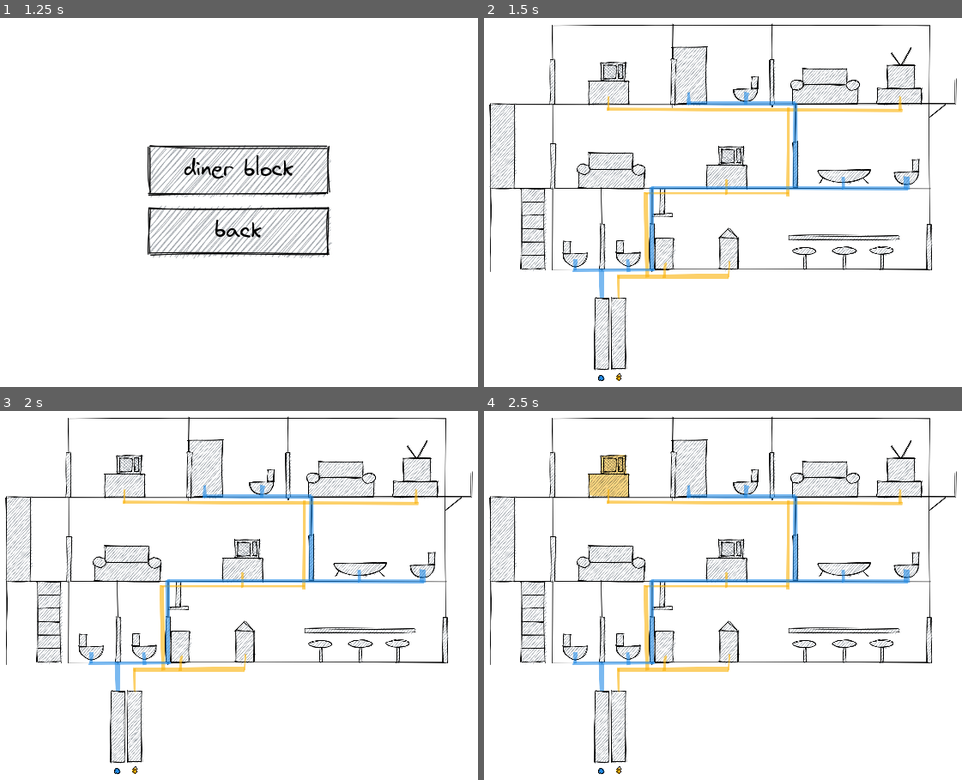
Above: before the commit, frames 1-4 (two rows, left to right).
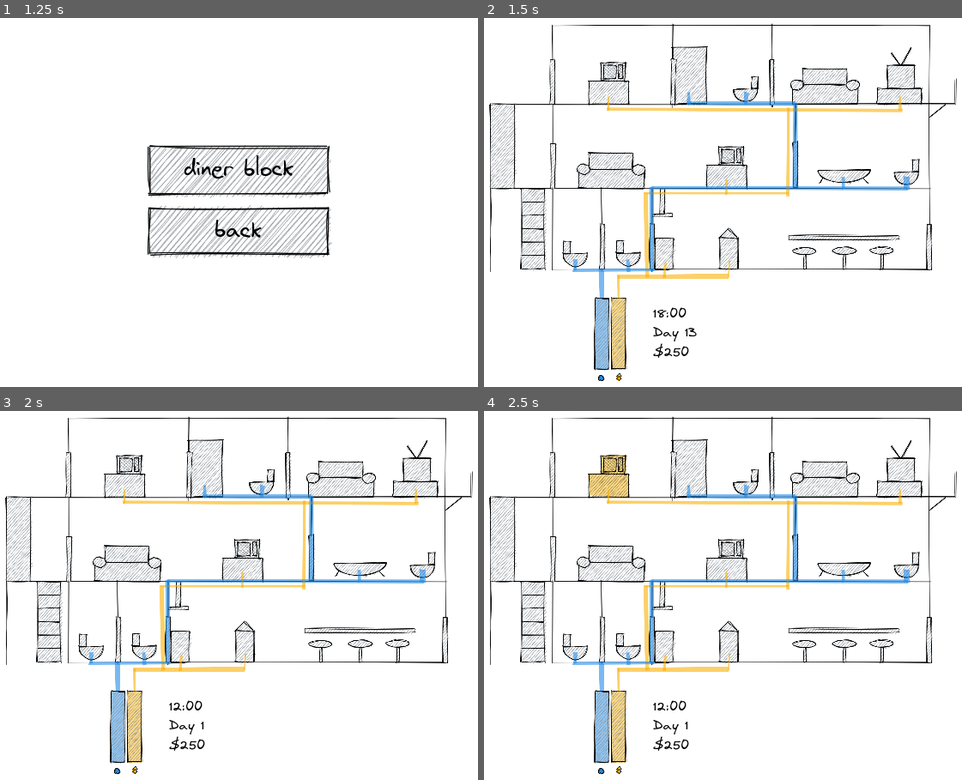
Above: after the commit, the same moments.

Repository: assertchris/game-sitch
Game: Godot game, scene res://scenes/screens/menu.tscn
Two runs of this game, one before a commit and one after it. Both use one fixed random seed, a clock stepped at 60 frames per second and the inputs below.
Inputs (mouse positions are in pixels of both pictures, inside the frame that each line leads up to):
- Up to frame 1 (1.25 s): tap Enter at 0.5 s; move the mouse to (239, 110) at 0.52 s; click (239, 110) at 0.67 s
- Up to frame 2 (1.5 s): tap Space at 1.25 s; move the mouse to (723, 169) at 1.27 s; click (723, 169) at 1.42 s
- Up to frame 3 (2 s): no input
- Up to frame 4 (2.5 s): tap Enter at 2 s; move the mouse to (608, 477) at 2.02 s; click (608, 477) at 2.17 s

Frame 1 is identical in both runs. In frame 2, 1.3% of the frame differs, in the area x 23-45%, y 75-96%; in frame 3, 1.3%; in frame 4, 1.3%.

Commit message:
Add resource system

Diff:
--- /dev/null
+++ b/resources/stats-font.tres
@@ -0,0 +1,7 @@
+[gd_resource type="DynamicFont" load_steps=2 format=2]
+
+[ext_resource path="res://fonts/virgil.ttf" type="DynamicFontData" id=1]
+
+[resource]
+size = 25
+font_data = ExtResource( 1 )
--- a/scenes/globals/constants.gd
+++ b/scenes/globals/constants.gd
@@ -48,5 +48,18 @@
 	FIXTURES.WATER: [0.133, 0.545, 0.901],
 }
 
+const TICK_SECONDS := 5.0
+const TICK_MINUTES_INCREASE := 30
+
+const STARTING_POWER := 100
+const STARTING_WATER := 100
+const STARTING_MONEY := 250
+const STARTING_HOURS := 12
+const STARTING_MINUTES := 0
+const STARTING_DAYS := 1
+
+const REFILL_COST_POWER := 50
+const REFILL_COST_WATER := 50
+
 const SAVE_FILE_PATH := "user://sitch.save"
 const SAVE_FILE_KEY := "Psv88zNNissCwWcQng@KBDQm"
--- a/scenes/globals/events.gd
+++ b/scenes/globals/events.gd
@@ -1 +1,23 @@
 extends Node
+
+signal start_tick_timer
+signal stop_tick_timer
+signal tick
+signal level_lost
+signal level_won
+
+onready var _tick_timer := $TickTimer
+
+func _ready() -> void:
+	connect("start_tick_timer", self, "_on_start_tick_timer")
+	connect("stop_tick_timer", self, "_on_stop_tick_timer")
+
+func _on_start_tick_timer() -> void:
+	_tick_timer.wait_time = Constants.TICK_SECONDS
+	_tick_timer.start()
+
+func _on_stop_tick_timer() -> void:
+	_tick_timer.stop()
+
+func _on_tick_timer_timeout():
+	emit_signal("tick")
--- a/scenes/globals/events.tscn
+++ b/scenes/globals/events.tscn
@@ -4,3 +4,7 @@
 
 [node name="Events" type="Node"]
 script = ExtResource( 1 )
+
+[node name="TickTimer" type="Timer" parent="."]
+
+[connection signal="timeout" from="TickTimer" to="." method="_on_tick_timer_timeout"]
--- a/scenes/globals/variables.gd
+++ b/scenes/globals/variables.gd
@@ -4,6 +4,12 @@
 var needs_to_save := false
 
 var current_level := preload("res://scenes/globals/constants.gd").LEVELS.NONE
+var current_power: int
+var current_water: int
+var current_money: int
+var current_hours: int
+var current_minutes: int
+var current_days: int
 
 var sounds_bus := AudioServer.get_bus_index("sounds")
 
--- a/scenes/interface/fixture.gd
+++ b/scenes/interface/fixture.gd
@@ -4,6 +4,7 @@
 
 export (FIXTURES) var type := FIXTURES.NONE
 export var enable_time := 1.0
+export var resource_cost := 5.0
 
 onready var _enable_timer := $EnableTimer
 
--- a/scenes/interface/fixture.tscn
+++ b/scenes/interface/fixture.tscn
@@ -2,7 +2,9 @@
 
 [ext_resource path="res://scenes/interface/fixture.gd" type="Script" id=1]
 
-[node name="Fixture" type="TextureRect"]
+[node name="Fixture" type="TextureRect" groups=[
+"fixtures",
+]]
 margin_right = 40.0
 margin_bottom = 40.0
 rect_scale = Vector2( 0.5, 0.5 )
--- a/scenes/levels/diner-block.tscn
+++ b/scenes/levels/diner-block.tscn
@@ -12,11 +12,78 @@
 [ext_resource path="res://images/microwave-1.png" type="Texture" id=10]
 [ext_resource path="res://images/cooker-1.png" type="Texture" id=11]
 [ext_resource path="res://images/counter-1.png" type="Texture" id=12]
+[ext_resource path="res://resources/stats-font.tres" type="DynamicFont" id=13]
 
 [node name="DinerBlock" instance=ExtResource( 1 )]
 script = ExtResource( 2 )
+time_path = NodePath("Stats/Time")
+day_path = NodePath("Stats/Day")
+money_path = NodePath("Stats/Money")
+power_path = NodePath("Power")
+water_path = NodePath("Water")
 
-[node name="Second" type="Node2D" parent="." index="0"]
+[node name="Water" type="ColorRect" parent="." index="0"]
+margin_left = 403.0
+margin_top = 541.0
+margin_right = 428.0
+margin_bottom = 675.0
+color = Color( 0.133333, 0.545098, 0.901961, 0.501961 )
+__meta__ = {
+"_edit_use_anchors_": false
+}
+
+[node name="Power" type="ColorRect" parent="." index="1"]
+margin_left = 434.0
+margin_top = 541.0
+margin_right = 459.0
+margin_bottom = 675.0
+color = Color( 0.980392, 0.690196, 0.0196078, 0.501961 )
+__meta__ = {
+"_edit_use_anchors_": false
+}
+
+[node name="Stats" type="VBoxContainer" parent="." index="2"]
+margin_left = 510.0
+margin_top = 555.0
+margin_right = 596.0
+margin_bottom = 662.0
+__meta__ = {
+"_edit_use_anchors_": false
+}
+
+[node name="Time" type="Label" parent="Stats" index="0"]
+margin_right = 86.0
+margin_bottom = 33.0
+custom_fonts/font = ExtResource( 13 )
+custom_colors/font_color = Color( 0, 0, 0, 1 )
+text = "18:00"
+__meta__ = {
+"_edit_use_anchors_": false
+}
+
+[node name="Day" type="Label" parent="Stats" index="1"]
+margin_top = 37.0
+margin_right = 86.0
+margin_bottom = 70.0
+custom_fonts/font = ExtResource( 13 )
+custom_colors/font_color = Color( 0, 0, 0, 1 )
+text = "Day 13"
+__meta__ = {
+"_edit_use_anchors_": false
+}
+
+[node name="Money" type="Label" parent="Stats" index="2"]
+margin_top = 74.0
+margin_right = 86.0
+margin_bottom = 107.0
+custom_fonts/font = ExtResource( 13 )
+custom_colors/font_color = Color( 0, 0, 0, 1 )
+text = "$250"
+__meta__ = {
+"_edit_use_anchors_": false
+}
+
+[node name="Second" type="Node2D" parent="." index="3"]
 
 [node name="Microwave" parent="Second" index="0" instance=ExtResource( 4 )]
 margin_left = 388.0
@@ -53,7 +120,7 @@
 type = 1
 enable_time = 0.25
 
-[node name="First" type="Node2D" parent="." index="1"]
+[node name="First" type="Node2D" parent="." index="4"]
 
 [node name="Microwave" parent="First" index="0" instance=ExtResource( 4 )]
 margin_left = 608.0
@@ -81,7 +148,7 @@
 type = 2
 enable_time = 0.25
 
-[node name="Deli" type="Node2D" parent="." index="2"]
+[node name="Deli" type="Node2D" parent="." index="5"]
 
 [node name="Toilet1" parent="Deli" index="0" instance=ExtResource( 4 )]
 margin_left = 341.0
@@ -119,7 +186,7 @@
 type = 1
 enable_time = 0.25
 
-[node name="Structure" type="Sprite" parent="." index="3"]
+[node name="Structure" type="Sprite" parent="." index="6"]
 position = Vector2( 641, 362 )
 scale = Vector2( 0.5, 0.5 )
 texture = ExtResource( 3 )
--- a/scenes/levels/level.gd
+++ b/scenes/levels/level.gd
@@ -1,2 +1,53 @@
 extends Node2D
 class_name Level
+
+export var win_money := 500
+
+export var time_path: NodePath
+export var day_path: NodePath
+export var money_path: NodePath
+export var power_path: NodePath
+export var water_path: NodePath
+
+var _time: Label
+var _day: Label
+var _money: Label
+var _power: ColorRect
+var _water: ColorRect
+
+var original_power_height: int
+var original_water_height: int
+
+func _ready() -> void:
+	if time_path:
+		_time = get_node(time_path) as Label
+
+	if day_path:
+		_day = get_node(day_path) as Label
+
+	if money_path:
+		_money = get_node(money_path) as Label
+
+	if power_path:
+		_power = get_node(power_path) as ColorRect
+		original_power_height = _power.rect_size.y
+
+	if water_path:
+		_water = get_node(water_path) as ColorRect
+		original_water_height = _water.rect_size.y
+
+func _on_stats_timer_timeout():
+	if _time:
+		_time.text = str("%02d" % Variables.current_hours) + ":" + str("%02d" % Variables.current_minutes)
+
+	if _day:
+		_day.text = "Day " + str(Variables.current_days)
+
+	if _money:
+		_money.text = "$" + str(Variables.current_money)
+
+	if _power:
+		_power.rect_size.y = round((Variables.current_power as float / Constants.STARTING_POWER) * original_power_height)
+
+	if _water:
+		_water.rect_size.y = round((Variables.current_water as float / Constants.STARTING_WATER) * original_water_height)
--- a/scenes/levels/level.tscn
+++ b/scenes/levels/level.tscn
@@ -4,3 +4,9 @@
 
 [node name="Level" type="Node2D"]
 script = ExtResource( 1 )
+
+[node name="StatsTimer" type="Timer" parent="."]
+wait_time = 0.25
+autostart = true
+
+[connection signal="timeout" from="StatsTimer" to="." method="_on_stats_timer_timeout"]
--- a/scenes/screens/level.gd
+++ b/scenes/screens/level.gd
@@ -12,3 +12,52 @@
 
 	if level:
 		_center.add_child(level)
+
+	Variables.current_power = Constants.STARTING_POWER
+	Variables.current_water = Constants.STARTING_WATER
+	Variables.current_money = Constants.STARTING_MONEY
+	Variables.current_hours = Constants.STARTING_HOURS
+	Variables.current_minutes = Constants.STARTING_MINUTES
+	Variables.current_days = Constants.STARTING_DAYS
+
+	Events.emit_signal("start_tick_timer")
+	Events.connect("tick", self, "_on_tick")
+
+func _on_tick() -> void:
+	var next_minutes = Variables.current_minutes + Constants.TICK_MINUTES_INCREASE
+
+	if next_minutes >= 60:
+		Variables.current_minutes = next_minutes % 60
+		Variables.current_hours += floor(next_minutes / 60)
+	else:
+		Variables.current_minutes = next_minutes
+
+	if Variables.current_hours >= 24:
+		Variables.current_hours = 0
+		Variables.current_days += 1
+
+	var fixtures = get_tree().get_nodes_in_group("fixtures")
+
+	for fixture in fixtures:
+		if fixture.enabled:
+			if fixture.type == Constants.FIXTURES.POWER:
+				if Variables.current_power < fixture.resource_cost:
+					if Variables.current_money < Constants.REFILL_COST_POWER:
+						Events.emit_signal("level_lost")
+						Events.emit_signal("stop_tick_timer")
+					else:
+						Variables.current_money -= Constants.REFILL_COST_POWER
+						Variables.current_power += Constants.STARTING_POWER
+
+				Variables.current_power -= fixture.resource_cost
+
+			if fixture.type == Constants.FIXTURES.WATER:
+				if Variables.current_water < fixture.resource_cost:
+					if Variables.current_money < Constants.REFILL_COST_WATER:
+						Events.emit_signal("level_lost")
+						Events.emit_signal("stop_tick_timer")
+					else:
+						Variables.current_money -= Constants.REFILL_COST_POWER
+						Variables.current_water += Constants.STARTING_WATER
+
+				Variables.current_water -= fixture.resource_cost
--- a/scenes/screens/level.tscn
+++ b/scenes/screens/level.tscn
@@ -25,3 +25,5 @@
 
 [node name="Camera" type="Camera2D" parent="Game/Center/Stage" index="0"]
 current = true
+
+[node name="Interface" type="CanvasLayer" parent="." index="1"]
Not shown: 1 places in scenes/levels/diner-block.tscn that only renumber resources
Not shown: 1 places in scenes/screens/level.tscn that only renumber resources
